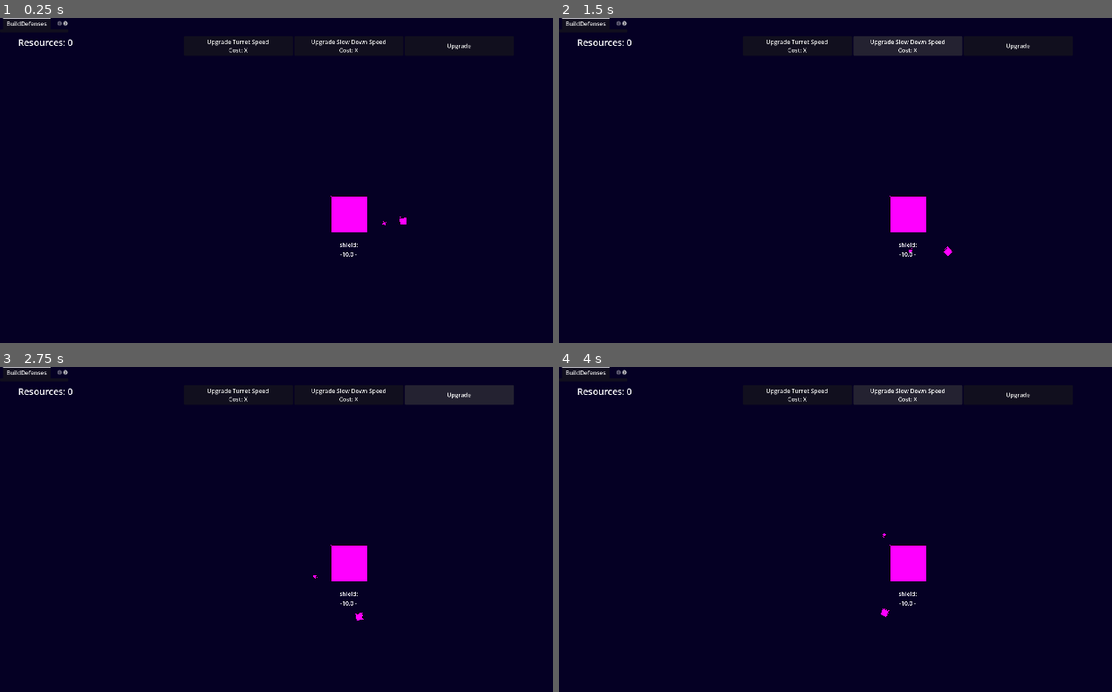
Above: before the commit, frames 1-4 (two rows, left to right).
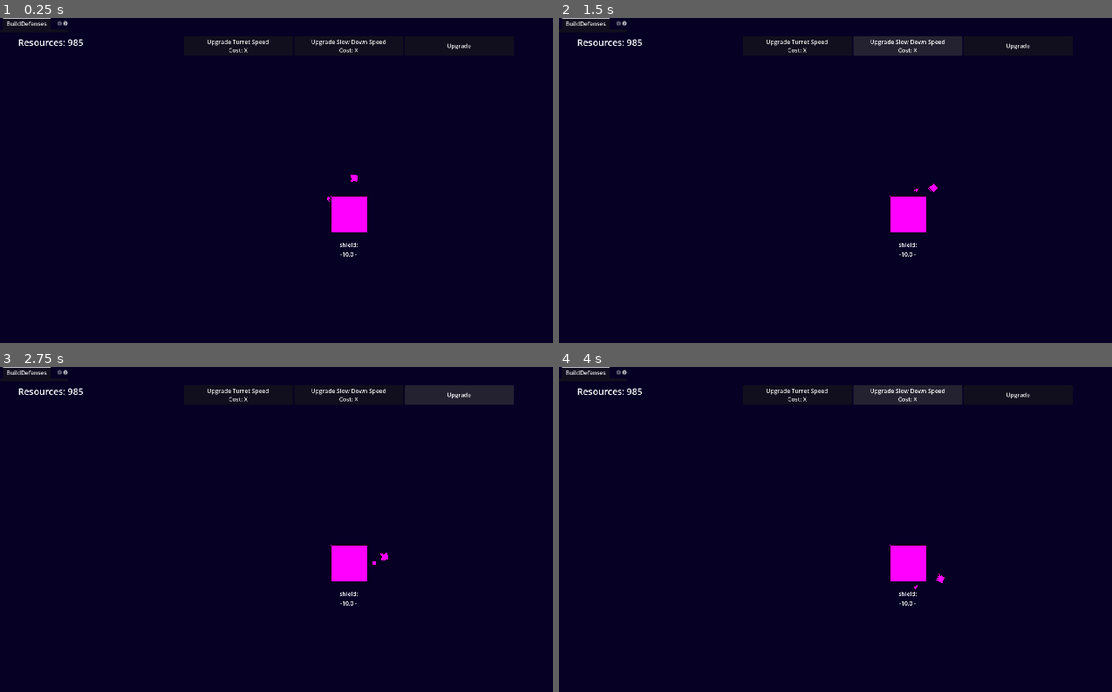
Above: after the commit, the same moments.

Repository: naeemR123/Learners-Game-Jam--2
Game: Godot game, scene res://Scenes/main.tscn
Two runs of this game, one before a commit and one after it. Both use one fixed random seed, a clock stepped at 60 frames per second and the inputs below.
Inputs:
- Up to frame 1 (0.25 s): no input
- Up to frame 2 (1.5 s): click "Upgrade Turret Speed Cost: X" at 0.5 s; click "Upgrade Slow Down Speed Cost:…" at 1.25 s
- Up to frame 3 (2.75 s): click "Upgrade" at 2 s
- Up to frame 4 (4 s): click "Upgrade Turret Speed Cost: X" at 2.75 s; click "Upgrade Slow Down Speed Cost:…" at 3.5 s

The runs differ from the first frame. In frame 1, 0.1% of the frame differs, in the area x 12-74%, y 6-64%; in frame 2, 0.1%; in frame 3, 0.1%, in the area x 12-71%, y 6-79%; in frame 4, 0.1%.
Error before the commit: Invalid access to property or key of type 'String' on a base object of type 'Dictionary'. (res://Scripts/turret_satellite.gd:39)
Error after the commit: Parse Error: Not all code paths return a value. (res://Scripts/Globals/wave_manager.gd:51)

Commit message:
Working on the Asteroid Wave System now
Already tweaked as much as I can with the Data systems (Asteroids, Defenses, Upgrades).

Currently working on the Wave System.

Generally focusing on actually progressing the gameplay loop: Via waves, progressive difficulty, asteroid type introductions, and eventually going to work on the shop between waves as well.

Diff:
--- a/Scenes/main.tscn
+++ b/Scenes/main.tscn
@@ -2,15 +2,17 @@
 
 [ext_resource type="Script" uid="uid://bb0s0w0mfpx5c" path="res://Scripts/main.gd" id="1_344ge"]
 [ext_resource type="PackedScene" uid="uid://clr4m10penbht" path="res://Scenes/planet.tscn" id="1_jjgbg"]
+[ext_resource type="Resource" uid="uid://doyfo336gdf5o" path="res://Scripts/Resources/Defenses/turret_satellite.tres" id="2_344ge"]
 [ext_resource type="Script" uid="uid://m860hk5ygins" path="res://Scripts/asteroid_spawner.gd" id="2_bo1nx"]
 [ext_resource type="PackedScene" uid="uid://dy1a5mdt6iqir" path="res://Scenes/asteroid.tscn" id="3_8gbba"]
-[ext_resource type="PackedScene" uid="uid://dha1d0wqh3pxm" path="res://Scenes/turret_satellite.tscn" id="4_jjvhh"]
+[ext_resource type="Resource" uid="uid://d3u0lub8qw7dc" path="res://Scripts/Resources/Defenses/collector_satellite.tres" id="3_ynf5e"]
 [ext_resource type="PackedScene" uid="uid://ct42g3vrmj7ac" path="res://Scenes/tractor_beam.tscn" id="5_kry3j"]
-[ext_resource type="PackedScene" uid="uid://br3j53i1f8n32" path="res://Scenes/collector_satellite.tscn" id="6_21xkr"]
 [ext_resource type="PackedScene" uid="uid://nphp6edurswp" path="res://Scenes/ui.tscn" id="7_6bp64"]
 
 [node name="Main" type="Node2D" unique_id=1160054467]
 script = ExtResource("1_344ge")
+turret = ExtResource("2_344ge")
+collector = ExtResource("3_ynf5e")
 
 [node name="ColorRect" type="ColorRect" parent="." unique_id=1573043977]
 offset_right = 1920.0
@@ -18,7 +20,6 @@
 color = Color(0.019607844, 0, 0.14117648, 1)
 
 [node name="Planet" parent="." unique_id=604275000 instance=ExtResource("1_jjgbg")]
-unique_name_in_owner = true
 position = Vector2(960, 540)
 
 [node name="AsteroidSpawner" type="Marker2D" parent="." unique_id=346610206]
@@ -28,11 +29,7 @@
 
 [node name="SpawnCooldown" type="Timer" parent="AsteroidSpawner" unique_id=1872355504]
 
-[node name="TurretSatPivot" parent="." unique_id=1893972898 instance=ExtResource("4_jjvhh")]
-
 [node name="TractorBeam" parent="." unique_id=81739787 instance=ExtResource("5_kry3j")]
-
-[node name="CollectorSatPivot" parent="." unique_id=918467222 instance=ExtResource("6_21xkr")]
 
 [node name="UI" parent="." unique_id=1543760008 instance=ExtResource("7_6bp64")]
 
--- a/Scenes/planet.tscn
+++ b/Scenes/planet.tscn
@@ -8,7 +8,7 @@
 [sub_resource type="PlaceholderTexture2D" id="PlaceholderTexture2D_xehyc"]
 size = Vector2(100, 100)
 
-[node name="Planet" type="Area2D" unique_id=604275000]
+[node name="Planet" type="Area2D" unique_id=604275000 groups=["Planet"]]
 collision_mask = 0
 script = ExtResource("1_xehyc")
 
--- a/Scripts/Globals/game_manager.gd
+++ b/Scripts/Globals/game_manager.gd
@@ -40,7 +40,7 @@
 # Scans the Defenses folder and registers stats for every DefenseData it finds
 func register_all_defenses() -> void:
 
-	# Routes acces to Defenses Resource folder, and returns if there is no folder
+	# Routes access to Defenses Resource folder, and returns if there is no folder
 	var dir = DirAccess.open("res://Scripts/Resources/Defenses/")
 	if dir == null:
 		push_error("Could not open Defenses resource folder")
--- /dev/null
+++ b/Scripts/Globals/wave_manager.gd
@@ -0,0 +1,52 @@
+extends Node
+
+
+var all_asteroids : Array[AsteroidData] = []
+
+
+
+func _ready() -> void:
+	register_all_asteroids()
+
+
+# Scans the Asteroids folder and registers stats for every AsteroidData it find
+func register_all_asteroids() -> void:
+
+	# Routes access to Asteroids Resource folder, and returns if there is no folder
+	var dir = DirAccess.open("res://Scripts/Resources/Asteroids/")
+	if dir == null:
+		push_error("Could not open Asteroids resource folder")
+		return
+
+	dir.list_dir_begin() # Start iterating over folder contents
+	var file_name = dir.get_next()
+
+	# Loops while there are non-blank files
+	while file_name != "":
+		# Only processes .tres files, skipping other file types
+		if not dir.current_is_dir() and file_name.ends_with(".tres"):
+			# Creates a file path with the specific resource file
+			var path = "res://Scripts/Resources/Asteroids/" + file_name
+			var resource = load(path)	# Loads that path
+
+			# Safety check: makes sure it is a AsteroidData Resource
+			if resource is AsteroidData:
+				register_asteroids_stats(resource)	# Upon success, runs function to register it
+			else:
+				push_warning("Unexpected resource type in Asteroids folder: " + path)
+
+		file_name = dir.get_next()
+
+	dir.list_dir_end()	# CRITICAL : always needs to be called when done iterating
+
+
+# Checks 'all_asteroids' for resource , if not found, adds it
+func register_asteroids_stats(asteroid: AsteroidData) -> void:
+	# Safe for multiple calls : won't overwrite if entry exists
+	if not all_asteroids.has(asteroid):
+		# Appends the AsteroidData resource to the array
+		all_asteroids.append(asteroid)
+
+
+func pick_asteroid_type(current_wave: int) -> AsteroidData:
+	pass
--- a/Scripts/ResourceScripts/asteroid_data.gd
+++ b/Scripts/ResourceScripts/asteroid_data.gd
@@ -17,6 +17,10 @@
 @export var max_speed: float
 @export var slow_resistance: float = 0.0
 
+@export_category("Spawning")
+@export var min_wave : int
+@export var spawn_weight : float
+
 @export_category("Drops")
 @export var min_resources: int = 1
 @export var max_resources: int
--- a/Scripts/Resources/Asteroids/boss_asteroid.tres
+++ b/Scripts/Resources/Asteroids/boss_asteroid.tres
@@ -13,6 +13,7 @@
 min_speed = 5.0
 max_speed = 10.0
 slow_resistance = 1.0
+min_wave = 20
 min_resources = 50
 max_resources = 75
 behavior = 2
--- a/Scripts/Resources/Asteroids/comet_asteroid.tres
+++ b/Scripts/Resources/Asteroids/comet_asteroid.tres
@@ -13,6 +13,8 @@
 min_speed = 125.0
 max_speed = 150.0
 slow_resistance = 0.25
+min_wave = 5
+spawn_weight = 2.0
 min_resources = 10
 max_resources = 20
 behavior = 1
--- a/Scripts/Resources/Asteroids/common_asteroid.tres
+++ b/Scripts/Resources/Asteroids/common_asteroid.tres
@@ -12,5 +12,7 @@
 max_health = 3.0
 min_speed = 15.0
 max_speed = 40.0
+min_wave = 1
+spawn_weight = 10.0
 max_resources = 3
 metadata/_custom_type_script = "uid://b7ruo5o8pgeta"
--- a/Scripts/Resources/Asteroids/swarm_asteroid.tres
+++ b/Scripts/Resources/Asteroids/swarm_asteroid.tres
@@ -13,6 +13,8 @@
 min_speed = 50.0
 max_speed = 100.0
 slow_resistance = 0.15
+min_wave = 10
+spawn_weight = 3.0
 min_resources = 3
 max_resources = 5
 metadata/_custom_type_script = "uid://b7ruo5o8pgeta"
--- a/Scripts/Resources/Asteroids/tank_asteroid.tres
+++ b/Scripts/Resources/Asteroids/tank_asteroid.tres
@@ -13,6 +13,8 @@
 min_speed = 10.0
 max_speed = 20.0
 slow_resistance = 0.5
+min_wave = 7
+spawn_weight = 5.0
 min_resources = 4
 max_resources = 7
 metadata/_custom_type_script = "uid://b7ruo5o8pgeta"
--- a/Scripts/asteroid.gd
+++ b/Scripts/asteroid.gd
@@ -27,6 +27,7 @@
 func start(target_planet: Area2D, start_pos: Vector2, debug_speed: bool = false, debug_speed_value: float = 200, speed_multiplier: float = 1, health_multiplier: float = 1) -> void:
 	if not data:
 		queue_free()
+		push_warning("No AsteroidData loaded. Asteroid aborted.")
 		return
 
 	planet = target_planet
--- a/Scripts/asteroid_spawner.gd
+++ b/Scripts/asteroid_spawner.gd
@@ -8,7 +8,7 @@
 @export var margin: float = 50.0 # How far offscreen to spawn
 
 @onready var spawntimer: Timer = $SpawnCooldown
-@onready var planet: Area2D = %Planet
+@onready var planet : Area2D = get_tree().get_first_node_in_group("Planet")
 
 func _ready() -> void:
 	spawntimer.wait_time = spawn_interval
--- a/Scripts/collector_satellite.gd
+++ b/Scripts/collector_satellite.gd
@@ -6,7 +6,7 @@
 
 @onready var satellite: Area2D = $Satellite
 @onready var collection_zone: Area2D = $Satellite/CollectionZone
-@onready var planet: Area2D = %Planet
+@onready var planet : Area2D = get_tree().get_first_node_in_group("Planet")
 
 
 var my_id : String
--- a/Scripts/main.gd
+++ b/Scripts/main.gd
@@ -1,13 +1,13 @@
 extends Node2D
 
 
+@onready var game := Game_Manager
+
+@export var turret : SatelliteData
+@export var collector : SatelliteData
 
 
-# Called when the node enters the scene tree for the first time.
 func _ready() -> void:
-	pass # Replace with function body.
-
-
-# Called every frame. 'delta' is the elapsed time since the previous frame.
-func _process(delta: float) -> void:
-	pass
+	game.resources = 1000
+	game.purchase_defenses(turret)
+	game.purchase_defenses(collector)
--- a/Scripts/turret_satellite.gd
+++ b/Scripts/turret_satellite.gd
@@ -9,8 +9,8 @@
 @onready var turret_body : Node2D = $Turret
 @onready var sensor : Area2D = $Turret/Range
 @onready var muzzle : Marker2D = $Turret/Muzzle
-@onready var planet : Area2D = %Planet
 @onready var firerate: Timer = $Turret/Firerate
+@onready var planet : Area2D = get_tree().get_first_node_in_group("Planet")
 
 var my_damage : float = 3
 var my_range : float = 300
--- a/project.godot
+++ b/project.godot
@@ -18,8 +18,7 @@
 [autoload]
 
 Game_Manager="*uid://biekavyxjqdu8"
-DefenseIds="*uid://375n2xba56ox"
-UpgradeIds="*uid://c6q0oxekf42hj"
+WaveManager="*uid://bf3lpiu4y4ujs"
 
 [display]
 
Not shown, added: Scripts/Globals/wave_manager.gd.uid
